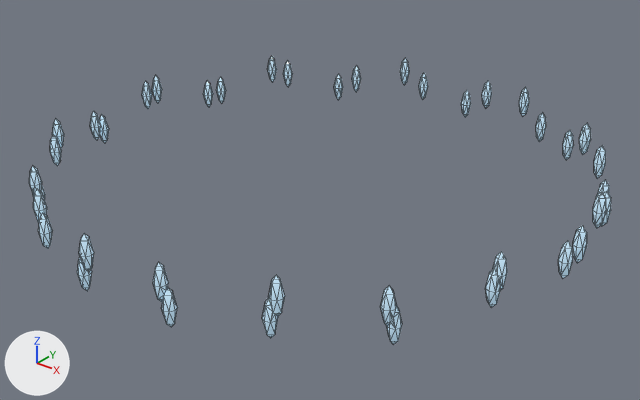
Before and after pictures for a commit that changed the glTF model citadel_fx_drops.glb.
Camera for both pictures: a 50 mm camera at (1.858, -2.327, 1.288) aimed at (0.036, -0.048, -0.125). The axes (+X, +Y, +Z) are drawn at lower left. The lights are the same throughout. The older version comes first. Mesh edges are drawn as thin lines. Vertices at exactly the same position are counted once.

In view in the first picture: 'fx_drops_water'.
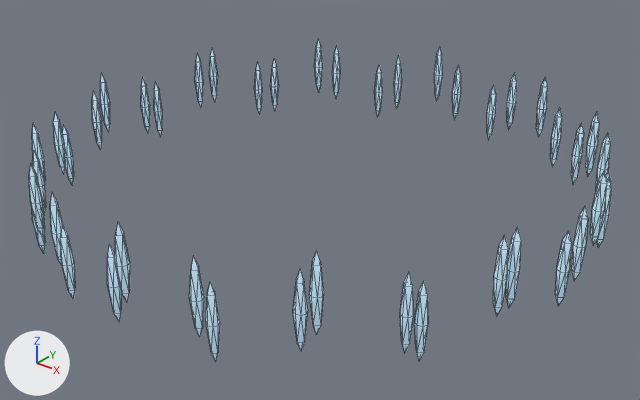
The change in detail:
me_fx_drops_water is used by ob_fx_drops_water; location (0.0, 0.0, 0.0).
me_fx_drops_water had 786 vertices, 1432 faces and spanned x -1.02..1.02, y -1.02..1.02, z -0.11..0.11.
me_fx_drops_water now has 792 vertices, 1408 faces and spans x -1.02..1.02, y -1.02..1.02, z -0.19..0.19.
me_fx_drops_water part 1: the loose piece of 18 vertices spanning x -0.39..-0.35, y -0.95..-0.91, z -0.09..0.04 is scaled about its middle by (0.909, 0.909, 2), then moved by (0.18, -0.05, -0.03).
me_fx_drops_water part 2: the loose piece of 18 vertices spanning x 0.31..0.35, y 0.92..0.97, z -0.02..0.11 is scaled about its middle by (0.909, 0.909, 2), then moved by (-0.64, 0.01, -0.05).
me_fx_drops_water part 3: the loose piece of 18 vertices spanning x 0.11..0.15, y 0.97..1.01, z -0.05..0.08 is scaled about its middle by (0.909, 0.909, 2), then moved by (-0.15, 0.01, -0.03).
me_fx_drops_water part 4: the loose piece of 18 vertices spanning x 0.97..1.02, y -0.11..-0.07, z -0.08..0.05 is scaled about its middle by (0.909, 0.909, 2), then moved by (-0.67, -0.86, 0.03).
me_fx_drops_water part 5: the loose piece of 18 vertices spanning x 0.97..1.01, y 0.14..0.18, z -0.02..0.11 is scaled about its middle by (0.909, 0.909, 2), then moved by (-0.2, -0.78, -0.07).
me_fx_drops_water part 6: the loose piece of 18 vertices spanning x -0.21..-0.16, y 0.96..1.0, z -0.07..0.06 is scaled about its middle by (0.909, 0.909, 2), then moved by (0.35, 0.0, -0.05).
me_fx_drops_water part 7: the loose piece of 50 vertices spanning x 0.9..0.95, y -0.41..-0.35, z -0.06..0.11 is rebuilt with 18 vertices and now spans x 0.91..0.95, y -0.39..-0.35, z -0.1..0.16.
me_fx_drops_water part 8: the loose piece of 18 vertices spanning x 0.41..0.46, y 0.88..0.92, z -0.1..0.03 is rebuilt with 18 vertices and now spans x 0.41..0.45, y 0.88..0.92, z -0.08..0.18.
me_fx_drops_water part 9: 21 loose pieces with 502 vertices, spanning x -0.99..0.97, y -1.02..1.02, z -0.11..0.11, are deleted.
me_fx_drops_water part 10: 5 vertices moved within x -0.88..-0.56, y -0.52..0.83, z -0.11..0.1; 83 vertices removed from x -1.02..-0.53, y -0.53..0.85, z -0.11..0.11; 317 vertices added at x -1.02..-0.22, y -0.99..0.94, z -0.19..0.19.
me_fx_drops_water part 11: 10 vertices removed from x 0.98..1.02, y -0.02..0.02, z -0.06..0.06; 244 vertices added at x 0.35..1.02, y -0.95..0.87, z -0.19..0.19.
me_fx_drops_water part 12: 36 vertices added at x 0.03..0.11, y -1.02..-0.98, z -0.16..0.19.
me_fx_drops_water part 13: 18 vertices added at x -0.14..-0.1, y 0.97..1.01, z -0.07..0.19.
me_fx_drops_water part 14: 18 vertices added at x 0.24..0.28, y 0.94..0.98, z -0.11..0.15.

Location of each change, (x1, y1, x2, y2) in pixels of the pictures (640 x 400 px; the box of a moved part takes in the faces that stretch with it):
'fx_drops_water', reshaped (12% taller)
    before: (29, 56, 611, 345)
    after: (29, 39, 612, 362)
part 1 of me_fx_drops_water, moved or reshaped
    before: (38, 213, 53, 249)
    after: (60, 225, 76, 298)
part 2 of me_fx_drops_water, moved or reshaped
    before: (519, 87, 529, 116)
    after: (394, 56, 402, 108)
part 3 of me_fx_drops_water, moved or reshaped
    before: (482, 81, 492, 108)
    after: (452, 66, 461, 119)
part 4 of me_fx_drops_water, moved or reshaped
    before: (558, 241, 573, 278)
    after: (189, 257, 204, 337)
part 5 of me_fx_drops_water, moved or reshaped
    before: (593, 192, 606, 228)
    after: (400, 273, 414, 352)
part 6 of me_fx_drops_water, moved or reshaped
    before: (419, 73, 428, 99)
    after: (487, 85, 496, 140)
part 7 of me_fx_drops_water, rebuilt (27% narrower, 40% taller)
    before: (486, 251, 507, 308)
    after: (493, 236, 508, 316)
part 8 of me_fx_drops_water, rebuilt (18% wider, 97% taller)
    before: (536, 112, 546, 142)
    after: (536, 77, 548, 137)
part 9 of me_fx_drops_water, deleted
    before: (29, 56, 611, 345)
part 10 of me_fx_drops_water, built on
    before: (52, 74, 343, 148)
    after: (29, 39, 383, 265)
part 11 of me_fx_drops_water, built on
    before: (573, 225, 587, 263)
    after: (206, 108, 612, 362)
part 12 of me_fx_drops_water, added (blue)
    after: (107, 222, 130, 321)
part 13 of me_fx_drops_water, added
    after: (434, 47, 443, 101)
part 14 of me_fx_drops_water, added
    after: (507, 72, 517, 129)
